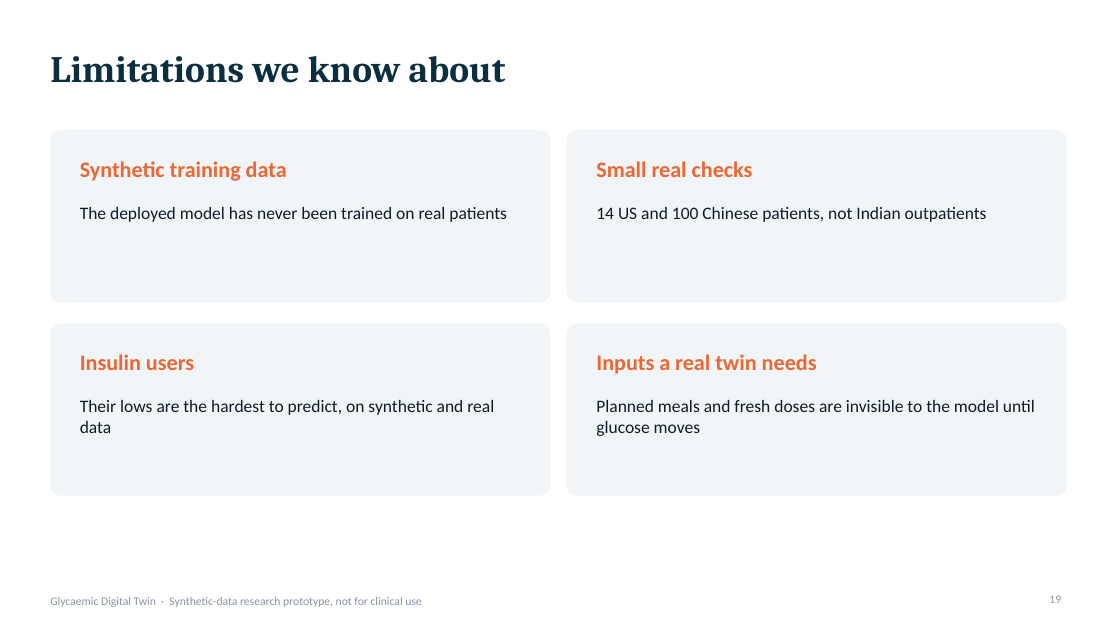
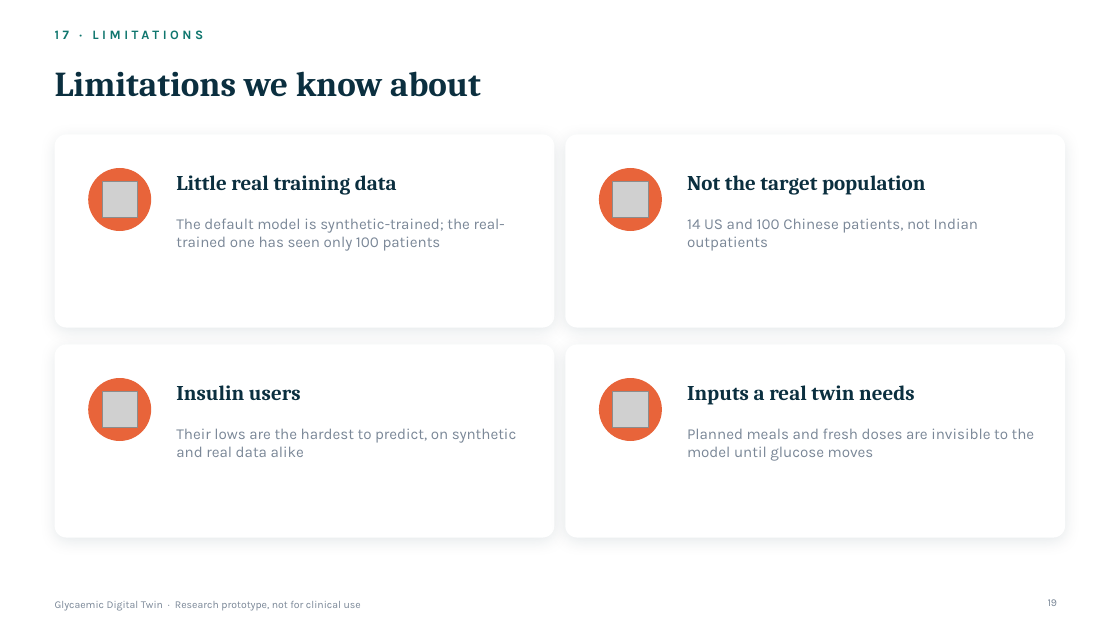
Before and after one commit to AkhileshNalla11/Sync-and-Predict_BITSoM, a slide deck: slide 19 of docs/presentation.pptx. Drawn at 1120x630 pixels with LibreOffice and Linux fonts; fonts in the diff are those of the drawing; grey boxes stand for pictures; background and template pictures are left out. Boxes give left, top, right and bottom in pixels: in the first picture for what was removed or moved away, otherwise in the second. Text is boxed around its words. In the diff, an @@ line names an element or a change of style, - is before the commit and + after.

```diff
--- a/docs/presentation.pptx
+++ b/docs/presentation.pptx
@@ title "Limitations we know about" moved from (x1=50, y1=56, x2=506, y2=83) to (x1=55, y1=71, x2=481, y2=97) @@
@@ title "Limitations we know about" at (x1=55, y1=71, x2=481, y2=97): size 32 to 30 pt @@
@@ text added at (x1=55, y1=30, x2=203, y2=39), 11 pt, text #0F766E, bold @@
+17 · LIMITATIONS
@@ rounded rectangle resized from (x1=50, y1=130, x2=550, y2=302) to (x1=55, y1=134, x2=555, y2=328) @@
@@ rounded rectangle resized from (x1=50, y1=323, x2=550, y2=496) to (x1=565, y1=134, x2=1065, y2=328) @@
@@ rounded rectangle removed at (x1=567, y1=130, x2=1067, y2=302) @@
@@ ellipse added at (x1=88, y1=168, x2=151, y2=231), fill #E8643A @@
@@ text at (x1=176, y1=175, x2=397, y2=195): text changed; size 19 to 18 pt; font Calibri to Cambria; text colour #EB6834 to #0B2F3F @@
-Synthetic training data
+Little real training data
@@ text removed at (x1=596, y1=161, x2=753, y2=177) @@
-Small real checks
@@ ellipse added at (x1=599, y1=168, x2=662, y2=231), fill #E8643A @@
@@ text added at (x1=687, y1=175, x2=925, y2=195), 18 pt, text #0B2F3F, bold @@
+Not the target population
@@ text removed at (x1=80, y1=207, x2=507, y2=222) @@
-The deployed model has never been trained on real patients
@@ picture added at (x1=103, y1=182, x2=138, y2=218) @@
@@ picture added at (x1=613, y1=182, x2=648, y2=218) @@
@@ text added at (x1=176, y1=218, x2=505, y2=251), 13 pt, text #7A8797 @@
+The default model is synthetic-trained; the real-trained one has seen only 100 patients
@@ text "14 US and 100 Chinese ..." moved from (x1=596, y1=207, x2=987, y2=222) to (x1=687, y1=218, x2=978, y2=251) @@
@@ text "14 US and 100 Chinese ..." at (x1=687, y1=218, x2=978, y2=251): size 15 to 13 pt, font Calibri to Karla, text colour #0F1B2A to #7A8797 @@
@@ rounded rectangle added at (x1=55, y1=344, x2=555, y2=538), fill #FFFFFF @@
@@ fill #F1F5F7 to #FFFFFF; shadow on; proportions changed in 3 elements at (x1=565, y1=134, x2=1065, y2=328), (x1=55, y1=134, x2=555, y2=328), (x1=565, y1=344, x2=1065, y2=538) @@
@@ rounded rectangle resized from (x1=567, y1=323, x2=1067, y2=496) to (x1=565, y1=344, x2=1065, y2=538) @@
@@ ellipse added at (x1=88, y1=378, x2=151, y2=441), fill #E8643A @@
@@ text "Insulin users" at (x1=176, y1=385, x2=301, y2=400): size 19 to 18 pt, font Calibri to Cambria, text colour #EB6834 to #0B2F3F @@
@@ text "Insulin users" moved from (x1=80, y1=354, x2=194, y2=370) to (x1=176, y1=385, x2=301, y2=400) @@
@@ ellipse added at (x1=599, y1=378, x2=662, y2=441), fill #E8643A @@
@@ text "Inputs a real twin needs" moved from (x1=596, y1=354, x2=817, y2=374) to (x1=687, y1=385, x2=915, y2=405) @@
@@ text "Inputs a real twin needs" at (x1=687, y1=385, x2=915, y2=405): size 19 to 18 pt, font Calibri to Cambria, text colour #EB6834 to #0B2F3F @@
@@ picture added at (x1=103, y1=392, x2=138, y2=428) @@
@@ picture added at (x1=613, y1=392, x2=648, y2=428) @@
@@ text at (x1=176, y1=428, x2=516, y2=457): text changed; size 15 to 13 pt; font Calibri to Karla; text colour #0F1B2A to #7A8797 @@
-Their lows are the hardest to predict, on synthetic and real data
+Their lows are the hardest to predict, on synthetic and real data alike
@@ text "Planned meals and fresh doses ..." at (x1=687, y1=428, x2=1035, y2=461): size 15 to 13 pt, font Calibri to Karla, text colour #0F1B2A to #7A8797 @@
@@ text "Planned meals and fresh doses ..." moved from (x1=596, y1=400, x2=1035, y2=436) to (x1=687, y1=428, x2=1035, y2=461) @@
@@ page number at (x1=1048, y1=599, x2=1058, y2=606): size 10 to 9 pt, font Calibri to Karla, text colour #8794A5 to #7A8797 @@
@@ text at (x1=55, y1=601, x2=361, y2=611): text changed; size 10 to 9 pt; font Calibri to Karla; text colour #8794A5 to #7A8797 @@
-Glycaemic Digital Twin · Synthetic-data research prototype, not for clinical use
+Glycaemic Digital Twin · Research prototype, not for clinical use
```
Also in this commit, not shown: 19 other slides changed, 1 other file.
